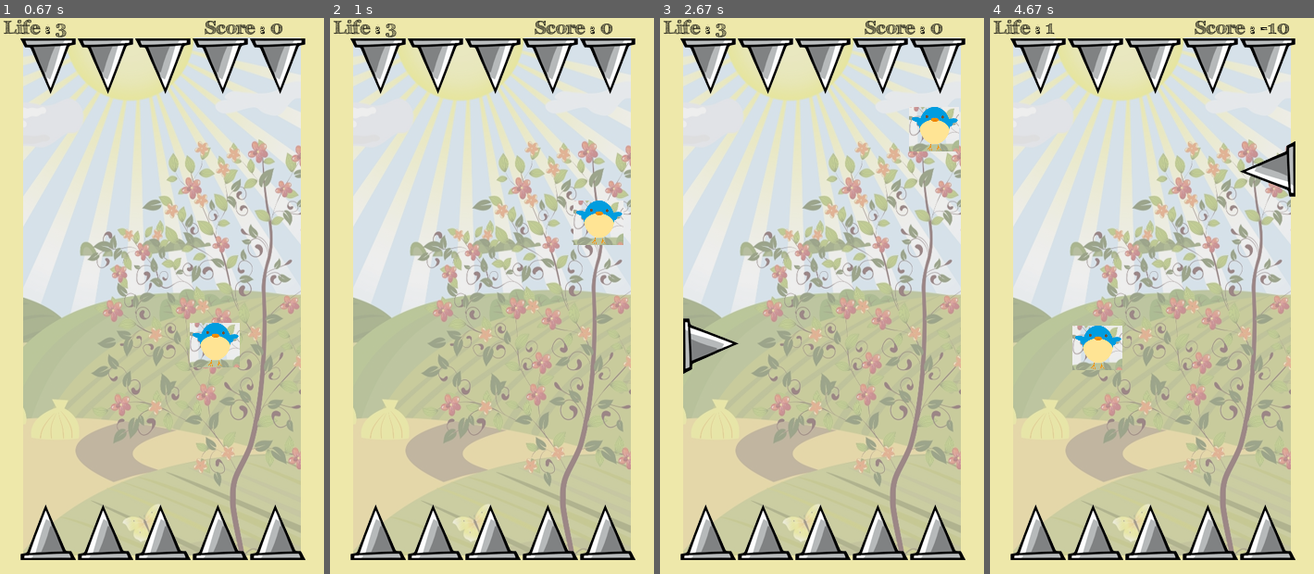
Above: before the commit, frames 1-4 (left to right).
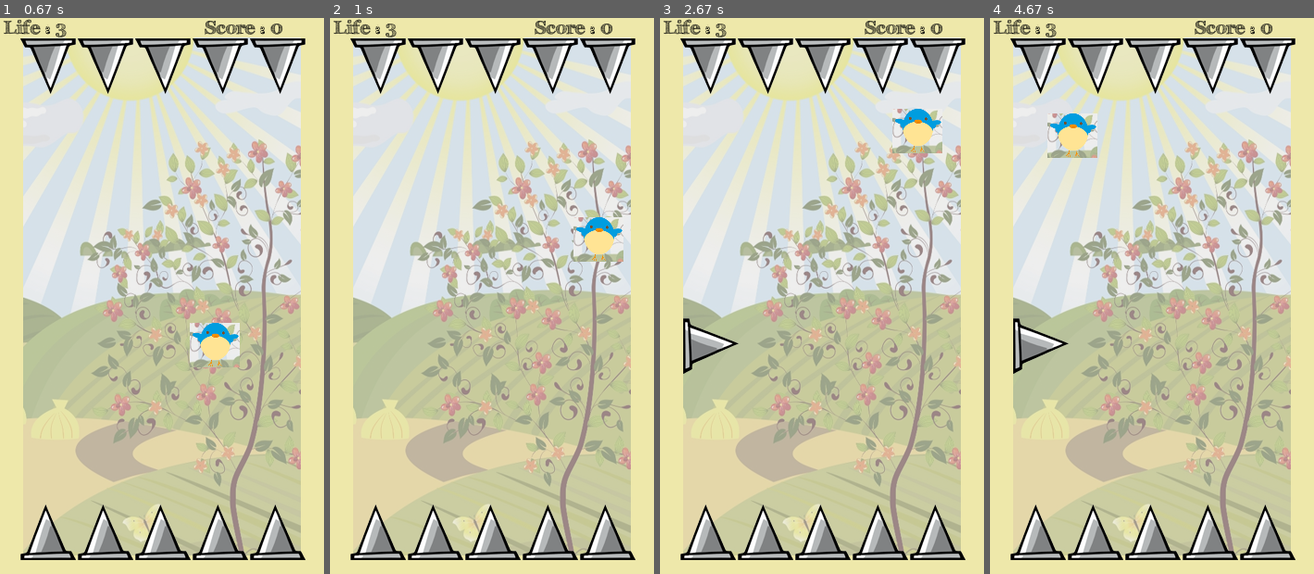
Above: after the commit, the same moments.

Repository: CharlyJazz/Pygame-Dont-touch-the-Spike
Game: pygame game, started from Main.py
Same seed, same stepped clock (60 frames per second), same inputs: the game is played once before the commit and once after it.
Inputs:
- Up to frame 1 (0.67 s): tap Space at 0.33 s
- Up to frame 2 (1 s): hold Space from 0.67 s (still down)
- Up to frame 3 (2.67 s): release Space at 1.13 s; hold Space 1.17-1.63 s
- Up to frame 4 (4.67 s): hold Space 3.17-3.63 s

Frame 1 is identical in both runs. In frame 2, 1.3% of the frame differs, in the area x 75-91%, y 32-44%; in frame 3, 1.2%; in frame 4, 3.8%, in the area x 7-95%, y 0-64%.

Commit message:
refactor game

Diff:
--- a/Background.py
+++ b/Background.py
@@ -1,6 +1,6 @@
 # coding=utf-8
+from pygame.sprite import *
 
-from pygame.sprite import *
 
 class Background(pygame.sprite.Sprite):
     def __init__(self, image_file, location):
--- a/Bird.py
+++ b/Bird.py
@@ -1,6 +1,8 @@
 # coding=utf-8
 from Variables import *
+
 import pygame
+
 
 class Bird(pygame.sprite.Sprite):
     def __init__(self, x, y, vel):
@@ -17,7 +19,7 @@
         return self.rect
 
     def get_position(self):
-        return (self.rect.x, self.rect.y)
+        return self.rect.x, self.rect.y
 
     def draw(self, screen):
         screen.blit(self.sprite, [self.rect.x, self.rect.y])
@@ -25,29 +27,28 @@
     def moving(self):
         self.rect.x += self.vel[0]
         self.rect.y += self.vel[1]
-        self.vel[1] = 0.9*self.vel[1] + self.gravity*1.4
+        self.vel[1] = 0.9 * self.vel[1] + self.gravity * 1.4
 
-        if self.rect.x > WIDTH-self.rect[3]:               #RIGHT COLLITION
+        if self.rect.x > WIDTH - self.rect[3]:         # RIGHT COLLITION
             self.vel[0] *= -1
 
-        if self.rect.x < 0:                                #LEFT COLLITION
+        elif self.rect.x < 0:                        # LEFT COLLITION
             self.vel[0] *= -1
 
-        if self.rect.y > HEIGHT-self.rect[3]*2.5:          #BOTTOM COLLITION
+        elif self.rect.y > HEIGHT - self.rect[3] * 2.5:  # BOTTOM COLLITION
             self.vel[1] *= -1
 
-        if self.rect.y < self.rect[3]*1.5:                 #TOP COLLITION
+        elif self.rect.y < self.rect[3] * 1.5:         # TOP COLLITION
             self.rect.y += 3
             self.vel[1] *= -1
 
     def pain(self, int):
-        """Getter for pain jump when the bird touch de SPIKES
-        top or bottom
+        """
+        Getter for pain jump when the bird touch de SPIKES top or bottom
         """
         self.vel[1] = int
 
     def up(self):
-        """Jump"""
         self.vel[1] -= 2
         self.jump_sound.play()
 
@@ -58,9 +59,8 @@
             self.game_status = True
             self.start()
 
-        if self.game_status and key[pygame.K_SPACE]:
+        elif self.game_status and key[pygame.K_SPACE]:
             self.up()
-
 
     def start(self):
         self.gravity = 0.3
--- a/Main.py
+++ b/Main.py
@@ -1,6 +1,4 @@
 # coding=utf-8
-import sys
-import random
 from Background import Background
 from Bird import Bird
 from Spike import Spike
@@ -8,27 +6,35 @@
 from Font import Create_Score, Create_life, Create_menu, Create_TryAgain
 from time import sleep
 
-pygame.init()
-pygame.mixer.init()
-pygame.mixer.music.load('music.mp3')
-pygame.mixer.music.set_volume(0.5)
-pygame.mixer.music.play(-1)
+import sys
+import random
+
+
 class Main(object):
     def __init__(self):
-        """Class Main"""
-        """Basic atributes"""
+        """
+        All variables, instances and functions for the game functionality
+        """
         self.run = True
         self.clock = pygame.time.Clock()
+
         """Color and Background"""
+
         self.background = Background(background_game, [0, -20])
         self.fill_color = (100, 100, 100)
         self.color_margin = (238, 232, 170)
+
         """Types of Spikes"""
+
         self.spikeBOTTOM = pygame.image.load(spike)
         self.spikeTOP = pygame.transform.flip(self.spikeBOTTOM, True, True)
+
         """Object BIRD Instance"""
+
         self.character = Bird(WIDTH/2, HEIGHT/2, [2, 0])
+
         """Object SPIKES Instance"""
+
         self.Right_or_Left = True  #Saber si el Spike debe ir hacia la derecha o izquierda
         self.createSpikesBool = True
         self.hide = -60
@@ -38,10 +44,14 @@
         self.Spike_List_y = []
         self.spikeMain = Spike(self.Spike_x, self.Spike_y, self.Right_or_Left)
         self.spikeList = []
+
         """Rect Sprite"""
+
         self.rectCharacter = self.character.get_rect()
         self.rectSpike = self.spikeMain.get_rect()
+
         """Limit of Bird"""
+
         self.rightlimit = False
         self.leftlimit = False
         self.bottomlimit = False
@@ -49,32 +59,39 @@
         self.createRightlimit = False
         self.createLeftlimit = False
         self.collitionActive = False
+
         """Handling Font"""
+
         self.score = 0
         self.HandlingScore = Create_Score(self.score)
         self.life = 3
         self.HandlingLife = Create_life(self.life)
+
         """Menu"""
+
         self.HandlingMenu = Create_menu()
         self.ElementMenu = [self.HandlingMenu.title1, self.HandlingMenu.title2, self.HandlingMenu.title3, self.HandlingMenu.copy_right]
         self.mainScreen = True
         self.starGame = False
+
         """"Try Again Handling"""
+
         self.HandlingTryAgain = Create_TryAgain()
         self.ElementTryAgain = [self.HandlingTryAgain.try_again, self.HandlingTryAgain.press_key]
+        self.game_over_pic = Background(gameover, [0, -20])
         self.endGame = False
-        self.game_over_pic = Background(gameover, [0, -20])
 
     def other_turn(self):
         if self.rectCharacter[0] == WIDTH/2 or (self.rectCharacter[0] >= (WIDTH/2) and self.rectCharacter[0] < (WIDTH/2)+20):
             self.collitionActive = False
 
-
     def collition(self):
-            """"El la primera condicion if evalua la collicion del pajaro con las
-            puas, las otras dos con las puas de los estremos inferior y superior"""
+            """"
+            El la primera condicion evalua la collicion del pajaro con las
+            puas, las otras dos con las puas de los extremos inferior y superior
+            """
             for n in self.Spike_List_y:
-                if (self.rectCharacter[0] >=  self.Spike_x -10
+                if (self.rectCharacter[0] >= self.Spike_x - 10
                 and self.rectCharacter[0] <= self.Spike_x + 60
                 and (self.rectCharacter[1] >= n-40
                 and self.rectCharacter[1] <= n + 60)):
@@ -100,7 +117,7 @@
                 self.HandlingLife = Create_life(self.life)
                 self.character.pain(random.randint(4,7))
 
-            if self.rectCharacter[1] >= HEIGHT - 130 and self.rectCharacter[1] <= HEIGHT: #BOTTOM
+            elif self.rectCharacter[1] >= HEIGHT - 130 and self.rectCharacter[1] <= HEIGHT: #BOTTOM
                 self.score -= 10
                 self.endGame = True
                 self.life -=1
@@ -109,15 +126,18 @@
 
     def rightlimitbool(self):
         self.rightlimit = True
-        self.spikeList = []
-        self.Spike_List_y = []
+        del self.spikeList[:]
+        del self.Spike_List_y[:]
+
+        self.createSpikes()
 
 
     def leftlimitbool(self):
         self.leftlimit = True
-        self.spikeList = []
-        self.Spike_List_y = []
-
+        del self.spikeList[:]
+        del self.Spike_List_y[:]
+
+        self.createSpikes()
 
     def bottomlimitbool(self):
         self.bottomlimit = True
@@ -125,47 +145,51 @@
     def toplimitbool(self):
         self.toplimit = True
 
-    def Limit(self):
-        """Este metodo implementara todas las condiciones y dinamicas para cada interaccion"""
+    def listenLimit(self):
+        """
+        Este metodo implementara todas las condiciones y dinamicas para cada interaccion
+        """
         self.positionTuple = self.character.get_position()
         self.x, self.y = self.positionTuple
 
-        if self.x in [269, 270, 271, 272, 273, 274, 275, 276]:
+        if self.x >= 269:
             while self.rightlimit == False:
+                self.leftlimit = False
                 self.rightlimitbool()
                 if self.collitionActive == False:
                     self.score += 10
                 self.HandlingScore = Create_Score(self.score)
-                self.leftlimit = False
-
-        if self.x in [23, 24, 25, 26, 27, 28, 29]:
+
+        elif self.x <= 23:
             while self.leftlimit == False:
+                self.rightlimit = False
                 self.leftlimitbool()
                 if self.collitionActive == False:
                     self.score += 10
                 self.HandlingScore = Create_Score(self.score)
-                self.rightlimit = False
 
         if self.y < 26:
             while self.toplimit == False:
                 self.toplimitbool()
                 self.bottomlimit = False
 
-        if self.y > 510:
+        elif self.y > 510:
             while self.bottomlimit == False:
                 self.bottomlimitbool()
                 self.toplimit = False
 
     def createSpikes(self):
-        """Function for creation of Sprites"""
-        max = 450
+        """
+        Function for creation of sprites
+        """
 
         spikes = self.level()
-        if self.rightlimit == True:
-            while self.createRightlimit == False:
+
+        if self.rightlimit:
+            while not self.createRightlimit:
                 self.Spike_x = 25
                 for spike in range(0, int(spikes)):
-                    self.Spike_y = random.randint(80, max)
+                    self.Spike_y = random.randint(80, 450)
                     self.Right_or_Left = True
                     self.spikeMain = Spike(self.Spike_x, self.Spike_y, self.Right_or_Left)
                     self.spikeList.append(self.spikeMain)
@@ -173,11 +197,11 @@
                 self.createRightlimit = True
                 self.createLeftlimit = False
 
-        if self.leftlimit == True:
-            while self.createLeftlimit == False:
+        elif self.leftlimit:
+            while not self.createLeftlimit:
                 self.Spike_x = 270
                 for spike in range(0, int(spikes)):
-                    self.Spike_y = random.randint(80, max)
+                    self.Spike_y = random.randint(80, 450)
                     self.Right_or_Left = False
                     self.spikeMain = Spike(self.Spike_x, self.Spike_y, self.Right_or_Left)
                     self.spikeList.append(self.spikeMain)
@@ -188,34 +212,34 @@
     def world(self):
         if self.run:
             screen.blit(self.background.image, self.background.rect)
-            pygame.draw.line(screen, self.color_margin,  ([side2 / 2, 0]), ([side2 / 2, HEIGHT]), side2)
+
+            pygame.draw.line(screen, self.color_margin, ([side2 / 2, 0]), ([side2 / 2, HEIGHT]), side2)
             pygame.draw.line(screen, self.color_margin, [WIDTH - side2 / 2, 0], [WIDTH - side2 / 2, HEIGHT], side2)
             pygame.draw.line(screen, self.color_margin, [0, 0], [WIDTH, 0], side1 - 9)
             pygame.draw.line(screen, self.color_margin, [0, HEIGHT], [WIDTH, HEIGHT], side1 - 9)
+
             for i in range(0, 5):
-                screen.blit(self.spikeBOTTOM, [22+i*62, HEIGHT-75])
-                screen.blit(self.spikeTOP, [22+i*62, 22])
-            """Handling Text"""
+                screen.blit(self.spikeBOTTOM, [22 + i * 62, HEIGHT - 75])
+                screen.blit(self.spikeTOP, [22 + i * 62, 22])
+
             self.HandlingScore.ScoreText.draw(screen)
             self.HandlingLife.LifeText.draw(screen)
+
             self.other_turn()
+
             self.collition()
 
     def draw_spike(self):
-        """Problem draw spikes"""
+        """
+        Update the spikes in the window
+        """
         if not self.collitionActive:
-            for spike in self.spikeList:
-                spike.update()
+            for spike in self.spikeList: spike.update()
 
     def update(self):
         self.world()
-        self.Limit()
-        self.createSpikes()
+        self.listenLimit()
         self.draw_spike()
-
-    def exit_game(self):
-        pygame.quit()
-        sys.exit()
 
     def level(self):
         if self.score < 40:
@@ -231,8 +255,14 @@
             level = random.randint(1, 4)
             return level
 
+    def exit_game(self):
+        pygame.quit()
+        sys.exit()
+
     def menu(self):
-        """Menu Principal del Juego"""
+        """
+        Menu Principal del Juego
+        """
         if self.mainScreen:
             pygame.display.update()
             screen.blit(self.background.image, self.background.rect)
@@ -243,12 +273,14 @@
             for e in pygame.event.get():
                 if e.type == pygame.QUIT:
                     self.exit_game()
-                if e.type == pygame.KEYUP:
+                elif e.type == pygame.KEYUP:
                     self.startGame = True
                     self.mainScreen = False
 
     def try_again(self):
-        """Menu para controlar la desicion si quieres o no volver a jugar"""
+        """
+        Menu para controlar la desicion si quieres o no volver a jugar
+        """
         while self.endGame:
             pygame.mixer.music.fadeout(1)
             pygame.display.update()
@@ -296,5 +328,11 @@
         pygame.quit()
 
 if __name__ == "__main__":
+    pygame.init()
+    pygame.mixer.init()
+    pygame.mixer.music.load('music.mp3')
+    pygame.mixer.music.set_volume(0.5)
+    pygame.mixer.music.play(-1)
+
     main = Main()
     main.main()
--- a/Spike.py
+++ b/Spike.py
@@ -1,7 +1,9 @@
 # coding=utf-8
 from Variables import *
 from Bird import Bird
+
 import pygame
+
 
 class Spike(object):
     def __init__(self, x, y, bool):
@@ -17,7 +19,6 @@
     def get_rect(self):
         return self.rect
 
-
     def draw(self):
         if self.bool == True:
             screen.blit(self.RIGHT, [self.position_x, self.position_y])
--- a/Variables.py
+++ b/Variables.py
@@ -1,7 +1,5 @@
 # coding=utf-8
 import pygame
-
-""""General Variables"""
 
 side1 = 50
 side2 = 25
@@ -14,7 +12,3 @@
 screen = pygame.display.set_mode(size)
 game_on = False
 game_over = False
-
-
-#600H
-#350W
Not shown, removed: .gitattributes
Not shown, changed: .gitignore
